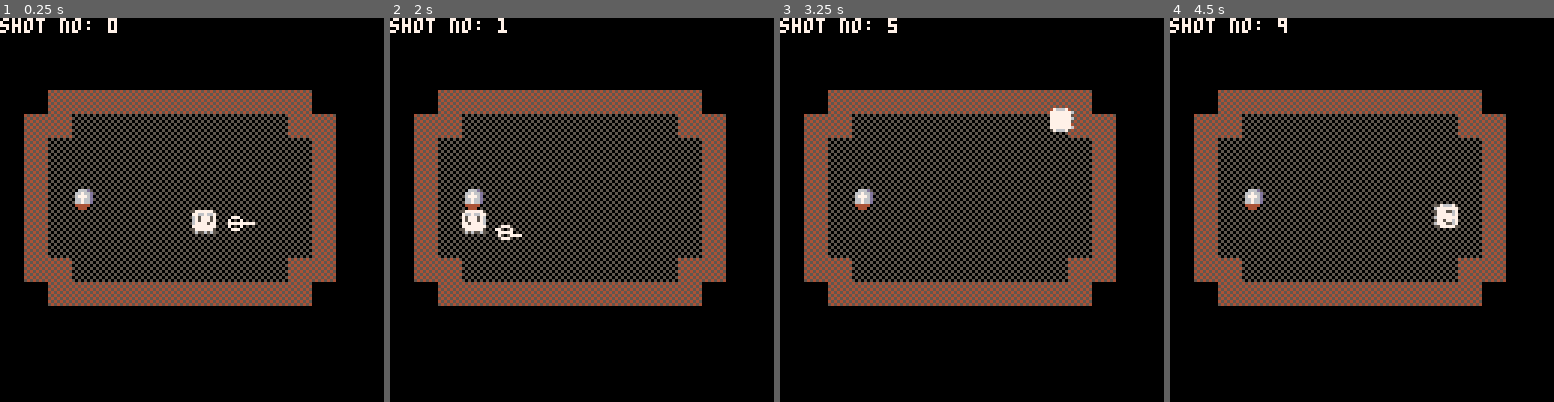
Above: before the commit, frames 1-4 (left to right).
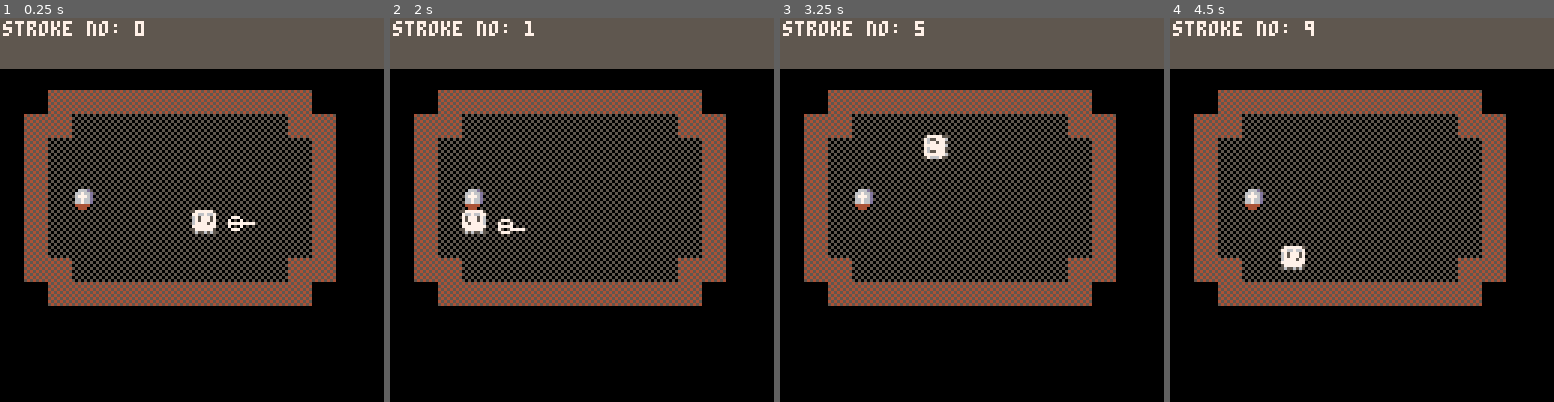
Above: after the commit, the same moments.

Repository: mccarthy17mark/pico8_mark_ben
Game: PICO-8 cartridge gamejam.p8
Same seed, same stepped clock (60 frames per second), same inputs: the game is played once before the commit and once after it.
Inputs:
- Up to frame 1 (0.25 s): no input
- Up to frame 2 (2 s): tap X (X key) at 1.07 s; hold Left from 1.97 s (still down)
- Up to frame 3 (3.25 s): tap X (X key) every 0.33 s from 2.07 to 3.07 s; release Left at 2.37 s; hold Right from 2.87 s (still down)
- Up to frame 4 (4.5 s): tap X (X key) every 0.33 s from 3.4 to 4.4 s; release Right at 3.53 s; hold Right from 4.13 s (still down)

The runs differ from the first frame. In frame 1, 13% of the frame differs, in the area x 0-100%, y 0-14%; in frame 2, 13%; in frame 3, 14%; in frame 4, 14%, in the area x 0-100%, y 0-66%.

Commit message:
fix: Collisions now work reliably

Diff:
--- a/gamejam.p8
+++ b/gamejam.p8
@@ -4,7 +4,9 @@
 --gamejam spoopy (aka fun-scary) minigolf
 
 ball = {x=8,y=8, dx=0, dy=0, k=48, k_i = 0}
-arrow = {x=0,y=0}
+-- in theory we can calc this stuff from the above, but it prob saves time to cache it
+ball_stopped = false
+ball_angle = 0
 
 holes = {}
 holes[1] = {ball_x = 8, ball_y = 8, cam_x = 0, cam_y = 0}
@@ -12,29 +14,25 @@
 friction = 0.2
 
 shot_counter = 0
-shot_display = {x=0, y=0, text = "shot no: "}
+shot_display = {x=1, y=1, text = "stroke no: "}
 shot_angle = 0
 
-ball_stopped = false
-ball_angle = 0
-
-arrow_colour = 7
 
 hole_num = 1
 
 win = false
 
 function read_input()
-		speed = 1
+	local speed = 1
   if btnp(5) then
     ball.dx = -speed*cos(shot_angle)
     ball.dy = -speed*sin(shot_angle)
     ball_stopped = false
     shot_counter += 1
   elseif btn(0) then
-    shot_angle -= 0.05
+    shot_angle -= 0.03
   elseif btn(1) then
-    shot_angle += 0.05
+    shot_angle += 0.03
   end
 end
 
@@ -46,18 +44,18 @@
   ball.dy = 0
   ball_stopped = true
   -- we can add an offset here. Gets updated rarely, not once per frame
-  shot_display.x = holes[num].cam_x
-  shot_display.y = holes[num].cam_y
+  shot_display.x = holes[num].cam_x + 1
+  shot_display.y = holes[num].cam_y + 1
 end
 
 function ball_update()
-  cur_tile_x = flr(ball.x + 0.5)
-  cur_tile_y = flr(ball.y + 0.5)
-  cur_tile_k = mget(cur_tile_x, cur_tile_y)
+  local cur_tile_x = flr(ball.x + 0.5)
+  local cur_tile_y = flr(ball.y + 0.5)
+  local cur_tile_k = mget(cur_tile_x, cur_tile_y)
   -- check for collision with walls
-  next_tile_x = flr((ball.x + 0.5) + ball.dx)
-  next_tile_y = flr((ball.y + 0.5) + ball.dy)
-  next_tile_k = mget(next_tile_x , next_tile_y)
+  local next_tile_x = flr((ball.x + 0.5) + ball.dx)
+  local next_tile_y = flr((ball.y + 0.5) + ball.dy)
+  local next_tile_k = mget(next_tile_x , next_tile_y)
 
   -- check if hole
   if next_tile_k == 18 then
@@ -71,10 +69,33 @@
 
   -- check if wall
   if next_tile_k == 17 then
-    if cur_tile_x != next_tile_x then
+    local delta_tile_x = next_tile_x - cur_tile_x
+    local delta_tile_y = next_tile_y - cur_tile_y
+
+    if delta_tile_x*delta_tile_y!=0 then
+      -- need to determine what kind of corner we're hitting.
+      next_tile_kx = mget(next_tile_x , cur_tile_y)
+      next_tile_ky = mget(cur_tile_x , next_tile_y)
+      if next_tile_kx == 17 and next_tile_ky == 17 then
+        --it's an inside corner
+        ball.dx *= -1;
+        ball.dy *= -1;
+      elseif next_tile_kx == 17 then
+        --it's a vertical wall
+        ball.dx *= -1;
+      elseif next_tile_ky == 17 then
+        -- it's a horizontal wall
+        ball.dy *= -1;
+      else
+        -- it's an outside corner... just bounce directly back, I guess?
+        ball.dx *= -1;
+        ball.dy *= -1;
+      end
+    elseif delta_tile_x != 0 then
+      -- it's a vertical wall
       ball.dx *= -1;
-    end
-    if cur_tile_y != next_tile_y  then
+    elseif delta_tile_y != 0 then
+      -- it's a horizontal wall
       ball.dy *= -1;
     end
   end
@@ -97,6 +118,10 @@
 
 end
 
+function _init()
+  init_hole(1)
+end
+
 function _update()
   if not win then
     read_input()
@@ -143,15 +168,17 @@
 end
 
 function draw_arrow()
+  local arrow = {x=0,y=0, colour = 7}
   arrow.x = ball.x + 0.5 + cos(shot_angle)
   arrow.y = ball.y + 0.5 + sin(shot_angle)
-  line(8*(arrow.x + cos(shot_angle)), 8*(arrow.y + sin(shot_angle)), 8*arrow.x, 8*arrow.y, arrow_colour)
-  circ(8*(arrow.x + cos(shot_angle)/3), 8*(arrow.y + sin(shot_angle)/3), 2, arrow_colour)
+  line(8*(arrow.x + cos(shot_angle)), 8*(arrow.y + sin(shot_angle)), 8*arrow.x, 8*arrow.y, arrow.colour)
+  circ(8*(arrow.x + cos(shot_angle)/3), 8*(arrow.y + sin(shot_angle)/3), 2, arrow.colour)
 end
 
 function draw_display()
+  rectfill(holes[hole_num].cam_x, holes[hole_num].cam_y, holes[hole_num].cam_x + 8*16, holes[hole_num].cam_y + 8*2, 5)
   if win then
-    print("winner!", holes[hole_num].cam_x + 8*8, holes[hole_num].cam_y, 7)
+    print("winner!", holes[hole_num].cam_x + 8*8, holes[hole_num].cam_y+1, 7)
   end
   print(shot_display.text .. shot_counter, shot_display.x, shot_display.y, 7)
 end
